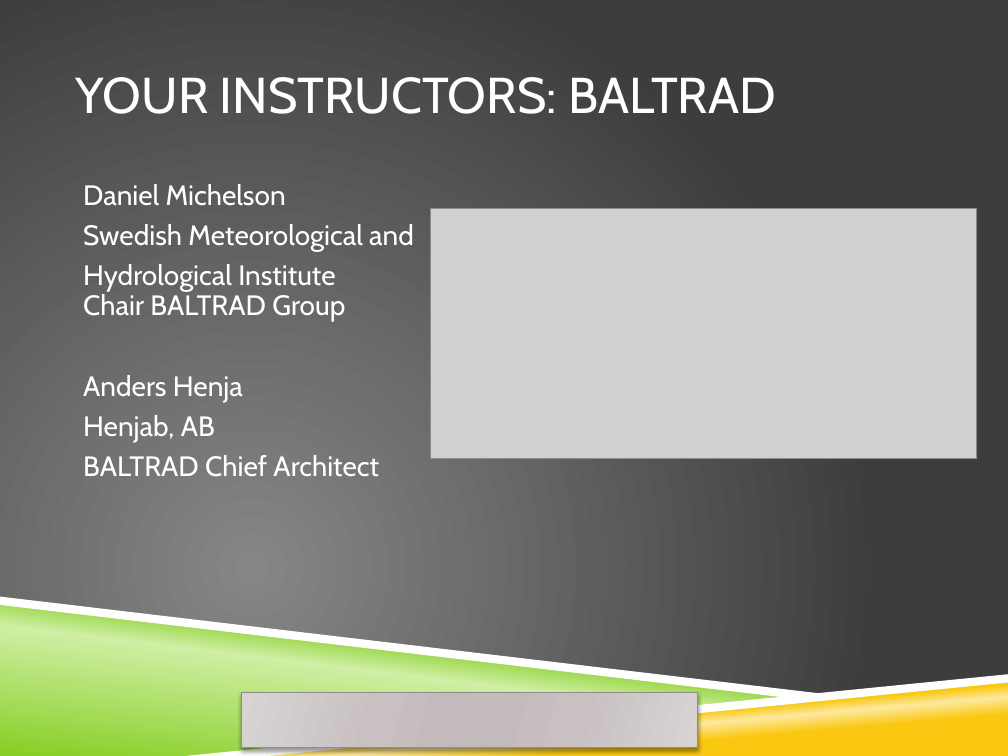
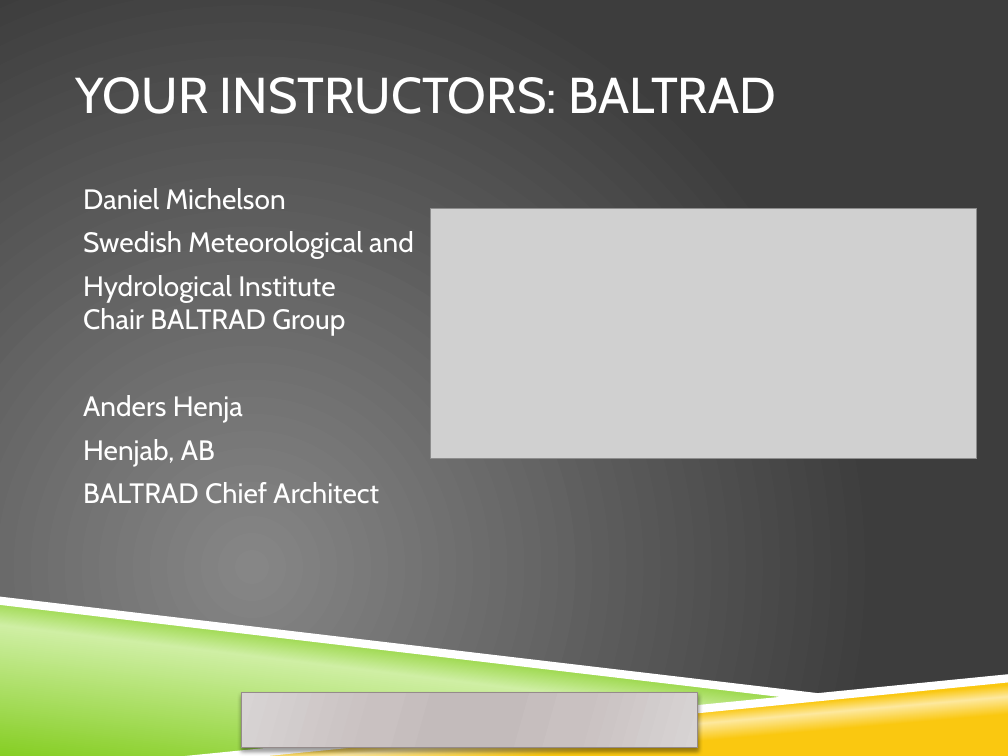
Before and after one commit to openradar/open_source_radar_short_course, a slide deck: slide 6 of powerpoint/1 welcome.pptx. Drawn at 1008x756 pixels with LibreOffice and Linux fonts; fonts in the diff are those of the drawing; grey boxes stand for pictures; background and template pictures are left out. Boxes give left, top, right and bottom in pixels: in the first picture for what was removed or moved away, otherwise in the second. Text is boxed around its words. In the diff, an @@ line names an element or a change of style, - is before the commit and + after.

```diff
--- a/powerpoint/1 welcome.pptx
+++ b/powerpoint/1 welcome.pptx
@@ text "Daniel Michelson" at (x1=83, y1=188, x2=414, y2=504): line spacing 0.9 to 1 @@
```
Also in this commit, not shown: 2 other slides changed.
